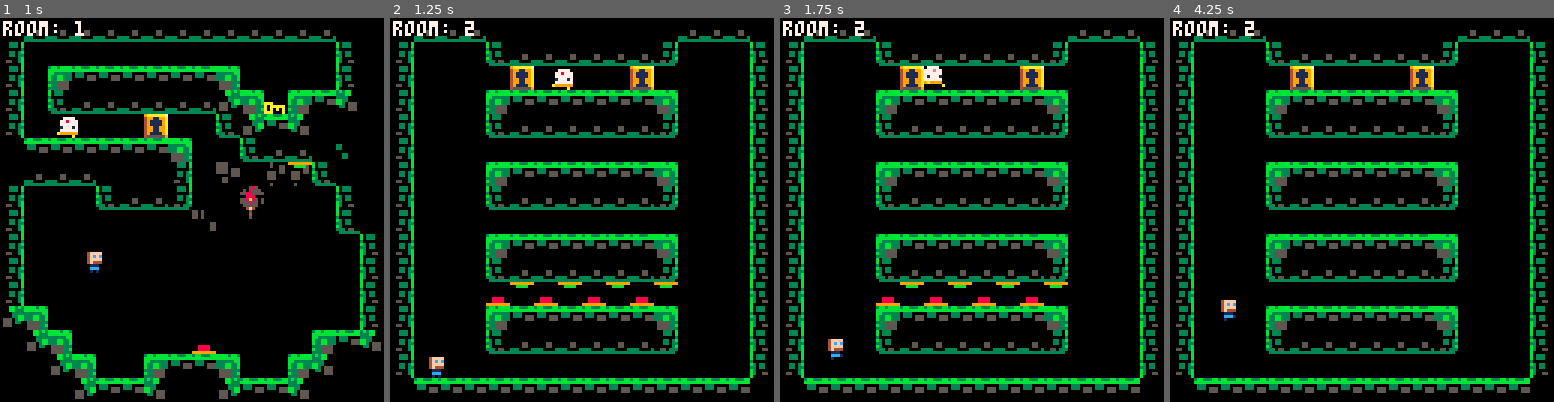
Above: before the commit, frames 1-4 (left to right).
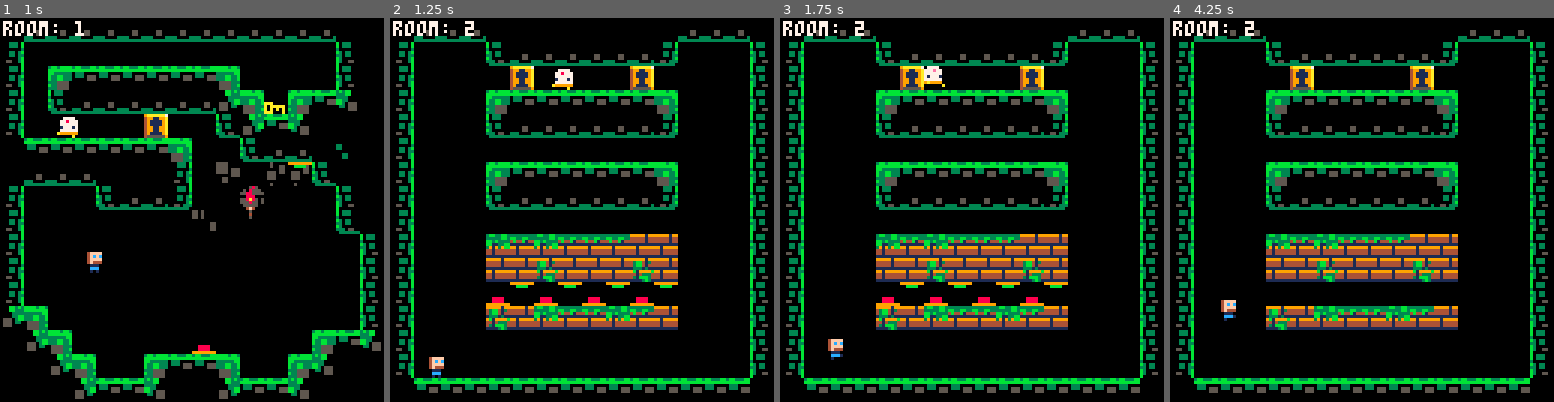
Above: after the commit, the same moments.

Repository: tamewhale/saviour-complex
Game: PICO-8 cartridge saviour.p8
Same seed, same stepped clock (60 frames per second), same inputs: the game is played once before the commit and once after it.
Inputs:
- Up to frame 1 (1 s): tap X (X key) at 0.33 s; tap O (Z key) at 0.7 s
- Up to frame 2 (1.25 s): tap X (X key) at 1.07 s
- Up to frame 3 (1.75 s): hold Right from 1.6 s (still down); tap O (Z key) at 1.7 s
- Up to frame 4 (4.25 s): tap X (X key) at 1.85, 2.97, 4.08 s; release Right at 2.1 s; tap O (Z key) every 0.4 s from 2.1 to 4.1 s; hold Up 2.15-2.42 s; hold Right 2.47-3.03 s; hold Left 3.08-3.58 s; hold Right from 4.02 s (still down)

Frame 1 is identical in both runs. In frame 2, 9.7% of the frame differs, in the area x 25-75%, y 56-88%; in frame 3, 9.7%; in frame 4, 9.7%.

Commit message:
Add some new blocks

Diff:
--- a/saviour.p8
+++ b/saviour.p8
@@ -587,14 +587,14 @@
 
 
 __gfx__
-0000000000000000000000003bb333bb3b3bb000000bb3b3effffff7d66667d666666667d6666667b03330000003330b00000000fffffffffffffff4fffffff4
-000000000000000000000000bbbbbbbb333bb000000bb3332effff7f5d66765d666666765d666676b03330000003330b00000000000000000000000000000000
-00000000007007003300000003330000333300000000333322eeeeff55dd6655dddddd6655dddd66300000000000000300000000000000000044400004400044
-00000000000770003300000003330555bb330000000033bb22eeeeff55dd6655dddddd6655dddd66b30330000003303b00000000000000000004440000440044
-00000000000770000000000000000555bb305550055503bb22eeeeff55dd6655dddddd6655dddd66330330000003303300005500000000000000444000044044
-00000000007007000033000000000000033055500555033022eeeeff55dd6655dddddd6655dddd66b30000000000003b00005500000000000000044400004044
-000000000000000000330000000000000000555005550000221111ef5111d651111111d6511111d6333055000055033333300003000000000000004400000044
-0000000000000000000000000000000000000000000000002111111e11111d111111111d1111111d033333333333333033333333000000000000000400000044
+0000000000000000000000003bb333bb3b3bb000000bb3b3999991993bb33bb33333333399999199b03330000003330b00000000fffffffffffffff4fffffff4
+000000000000000000000000bbbbbbbb333bb000000bb3334444414433333bb3bb33bb3343bb4134b03330000003330b00000000000000000000000000000000
+00000000007007003300000003330000333300000000333344444144bb3b33334b44b14443bb4144300000000000000300000000000000000044400004400044
+00000000000770003300000003330555bb330000000033bb11111111bb1133bb1111111113331311b30330000003303b00000000000000000004440000440044
+00000000000770000000000000000555bb305550055503bb99199999391939bb991999999b19999b330330000003303300005500000000000000444000044044
+00000000007007000033000000000000033055500555033044144444441444444414444444143334b30000000000003b00005500000000000000044400004044
+000000000000000000330000000000000000555005550000441444444414444444144444431bbb34333055000055033333300003000000000000004400000044
+00000000000000000000000000000000000000000000000011111111111111111111111111113b31033333333333333033333333000000000000000400000044
 00000044000585000005000000000000000000000e0aa000000000000000000000000000cc5cccc5000000000000000ddddd2525dddddddd000000002525252d
 000000550508555000040000000000000000000000d99090000000000000000000000000c555555500000077000000dd5ddd5252dddddddd000000005252525d
 0000004455885555000500000000000000000000a9777d00009aa7000000000000000000555555550000077700000dd525d5dd252ddddd2500000000252525dd
@@ -711,7 +711,7 @@
 00000000000000000000000000000000000000000000000000000000000000000000000000000000000000000000000000000000000000000000000000000000
 20202020202020202020202020202020000000000000000000000000000000000000000000000000000000000000000000000000000000000000000000000000
 __gff__
-0000010301011303030303030305050501010101010103030101000000000000010101010101010101030100000003000000000000000303010103030303000020002000010131313131000000000000200020200000000000000000000000000000000000000000000000000000000008000000000000000000000000000000
+0000010301011313131303030305050501010101010103030101000000000000010101010101010101030100000003000000000000000303010103030303000020002000010131313131000000000000200020200000000000000000000000000000000000000000000000000000000008000000000000000000000000000000
 0000000000000000000000000000000000000000000000000000000000000000000000000000000000000000000000000000000000000000000000000000000000000000000000000000000000000000000000000000000000000000000000000000000000000000000000000000000000000000000000000000000000000000
 __map__
 000c0c0c0c0c0c0c0c0c0c0c0c0c0c00000c0c0c0c0c0c0c0c0c0c0c0c0c0000000c0c0c00000000000000000c0c0c000000000000000000000000000000000000000000000000000000000000000000000000000000000000000000000000000000000000000000000000000000000000000000000000000000000000000000
@@ -723,11 +723,11 @@
 003d003b003d0000000000120000003b000c0c0c0000003d00250024490a00003d0000003a0303030303033c0000003b0000000000000000000000000000000000000000000000000000000000000000000000000000000000000000000000000000000000000000000000000000000000000000000000000000000000000000
 003d003b003d0000000000000000003b3d0000000a0c0c0b0000110000003b003d0000000a0c0c0c0c0c0c0b0000003b0000000000000000000000000000000000000000000000000000000000000000000000000000000000000000000000000000000000000000000000000000000000000000000000000000000000000000
 003d003b003d00000000000000003a043d000000000000002300120000000a003d00000000000000000000000000003b0000000000000000000000000000000000000000000000000000000000000000000000000000000000000000000000000000000000000000000000000000000000000000000000000000000000000000
-000503040005033c0000000000003b003d00000000000000000000000000003b3d0000003a0303030303033c0000003b0000000000000000000000000000000000000000000000000000000000000000000000000000000000000000000000000000000000000000000000000000000000000000000000000000000000000000
-000c0c0c0c0c0c0b0000000000003b003d00000000000000000000000000003b3d0000000a0c0c0c0c0c0c0b0000003b0000000000000000000000000000500050005000500000000000000000000000000000000000000000000000000000000000000000000000000000000000000000000000000000000000000000000000
+000503040005033c0000000000003b003d00000000000000000000000000003b3d00000007080708080806060000003b0000000000000000000000000000000000000000000000000000000000000000000000000000000000000000000000000000000000000000000000000000000000000000000000000000000000000000
+000c0c0c0c0c0c0b0000000000003b003d00000000000000000000000000003b3d00000006060906060609060000003b0000000000000000000000000000500050005000500000000000000000000000000000000000000000000000000000000000000000000000000000000000000000000000000000000000000000000000
 3d0000000000000000003a03030304003d00000000000000000000000000003b3d00000046494649464946490000003b0000505050505040000000000009000900090009000900000000000000000000000000000000000000000000000000000000000000000000000000000000000000000000000000000000000000000000
-3d0000000000001100000a0c0c0c0000053c000000000000000000000000003b3d0000003a0303030303033c0000003b0000000000000000000000000009090708090909090900000000000000000000000000000000000000000000000000000000000000000000000000000000000000000000000000000000000000000000
-3d1446003000001200002e0070143b0000053c000000000046000000003a03043d0000000a0c0c0c0c0c0c0b0053003b0000000000000000000000000009090000000000070800000000000000000000000000000000000000000000000000000000000000000000000000000000000000000000000000000000000000000000
+3d0000000000001100000a0c0c0c0000053c000000000000000000000000003b3d00000009060708080708060000003b0000000000000000000000000009090708090909090900000000000000000000000000000000000000000000000000000000000000000000000000000000000000000000000000000000000000000000
+3d1446003000001200002e0070143b0000053c000000000046000000003a03043d00000000000000000000000053003b0000000000000000000000000009090000000000070800000000000000000000000000000000000000000000000000000000000000000000000000000000000000000000000000000000000000000000
 050303030303030303030303030304000000053c30003a03033c00003a0400003d00300000000000000000000000003b0000000000000000000000000009005300000000000000000000000000000000000000000000000000000000000000000000000000000000000000000000000000000000000000000000000000000000
 0000000025000223000000000200000000000005030304000005030304000000000303030303030303030303030303000000000000001400000000000009000000005200000000000000000000000000000000000000000000000000000000000000000000000000000000000000000000000000000000000000000000000000
 00000000000000000000000000000000000000000000000000000000000000000000000000000000000000000000000000003a030303033c000000000009000000700000000900000000000000000000000000000000000000000000000000000000000000000000000000000000000000000000000000000000000000000000
